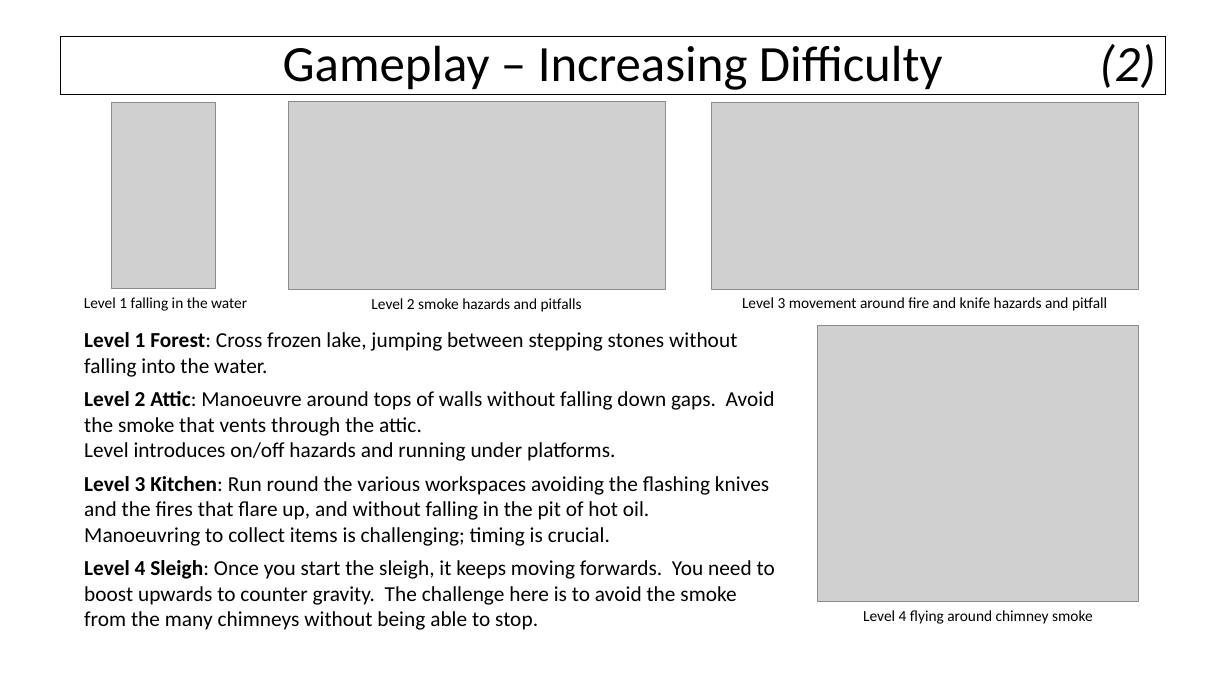
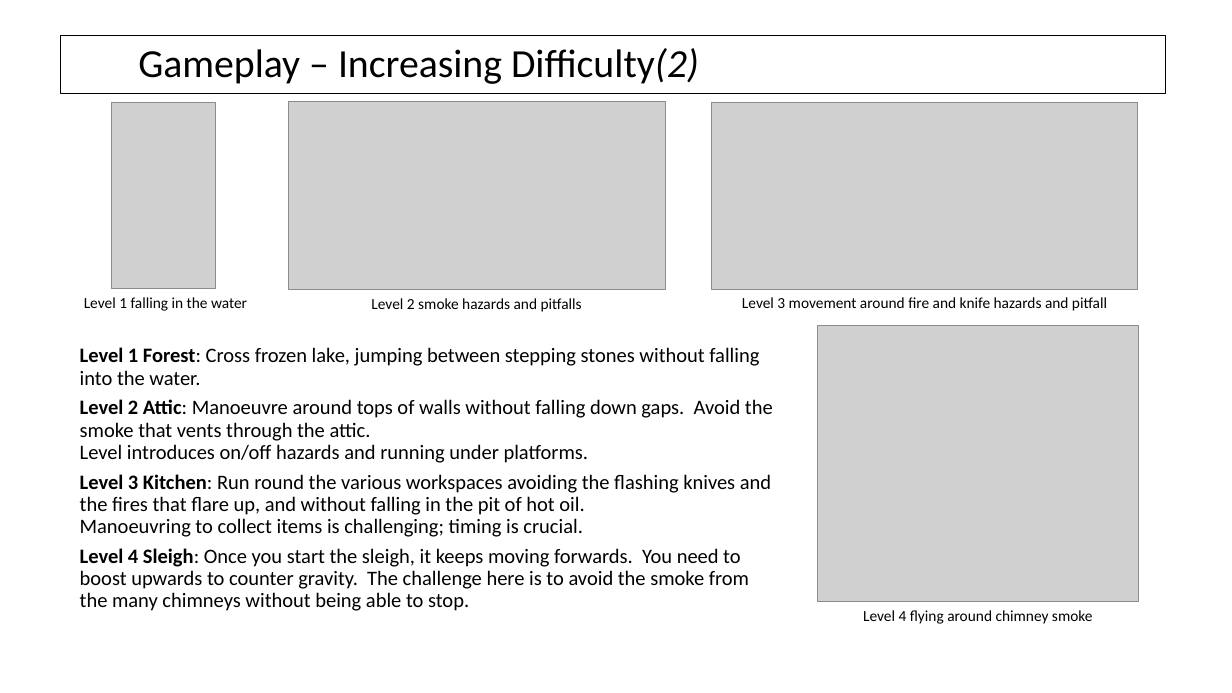
Before and after one commit to AlexCarolan/Christmas-Game, a slide deck: slide 7 of D2.pptx. Drawn at 1232x693 pixels with LibreOffice and Linux fonts; fonts in the diff are those of the drawing; grey boxes stand for pictures; background and template pictures are left out. Boxes give left, top, right and bottom in pixels: in the first picture for what was removed or moved away, otherwise in the second. Text is boxed around its words. In the diff, an @@ line names an element or a change of style, - is before the commit and + after.

```diff
--- a/D2.pptx
+++ b/D2.pptx
@@ title "Gameplay – Increasing Difficulty (2)" at (x1=60, y1=36, x2=1165, y2=94): size 39.6 to 31 pt @@
@@ text "Level 1 Forest: Cross frozen ..." moved from (x1=84, y1=332, x2=775, y2=630) to (x1=80, y1=347, x2=773, y2=611) @@
@@ text "Level 1 Forest: Cross frozen ..." at (x1=80, y1=347, x2=773, y2=611): size 16.6 to 16 pt; line spacing 1 to 0.9 @@
```
Also in this commit, not shown: 18 other slides changed.
